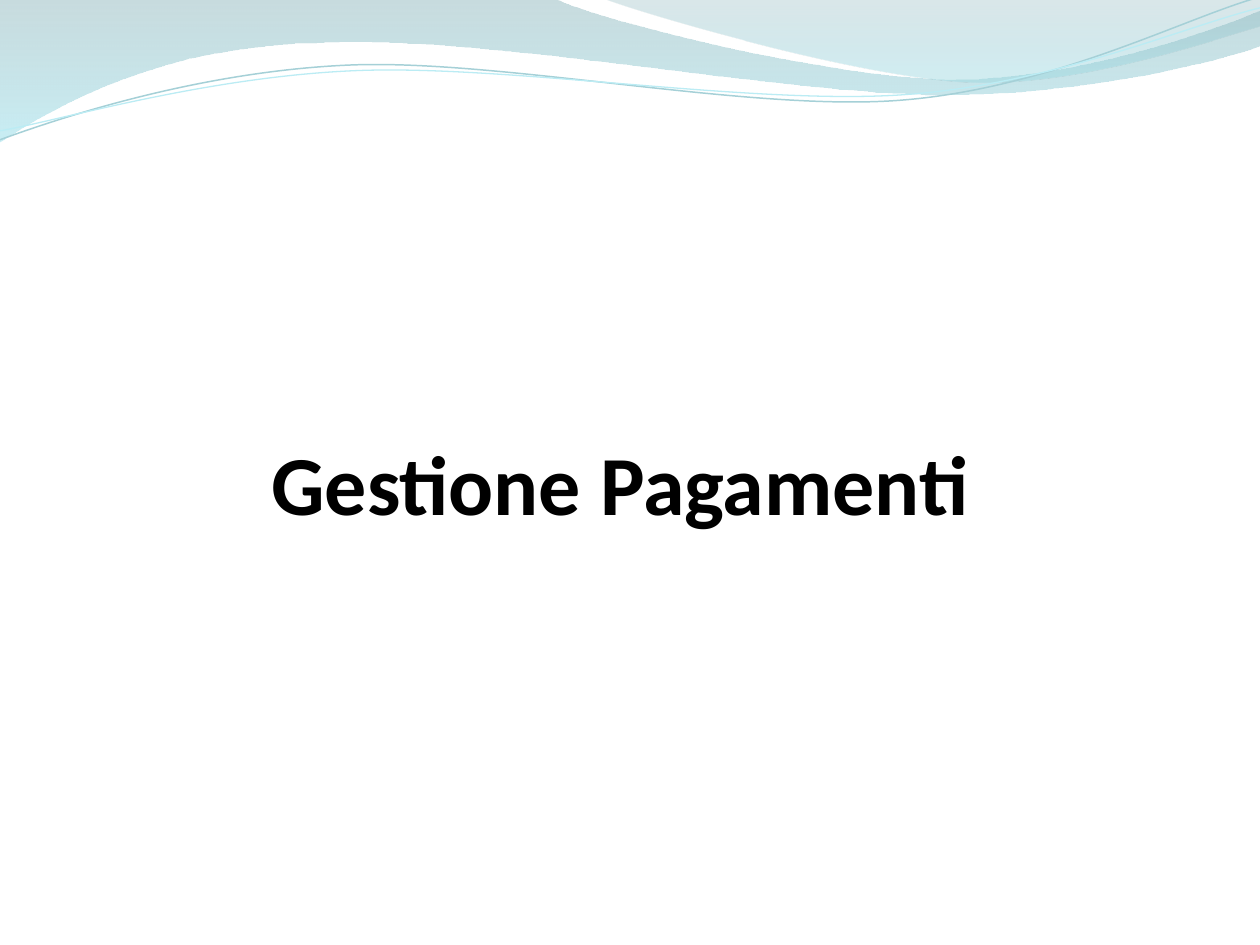
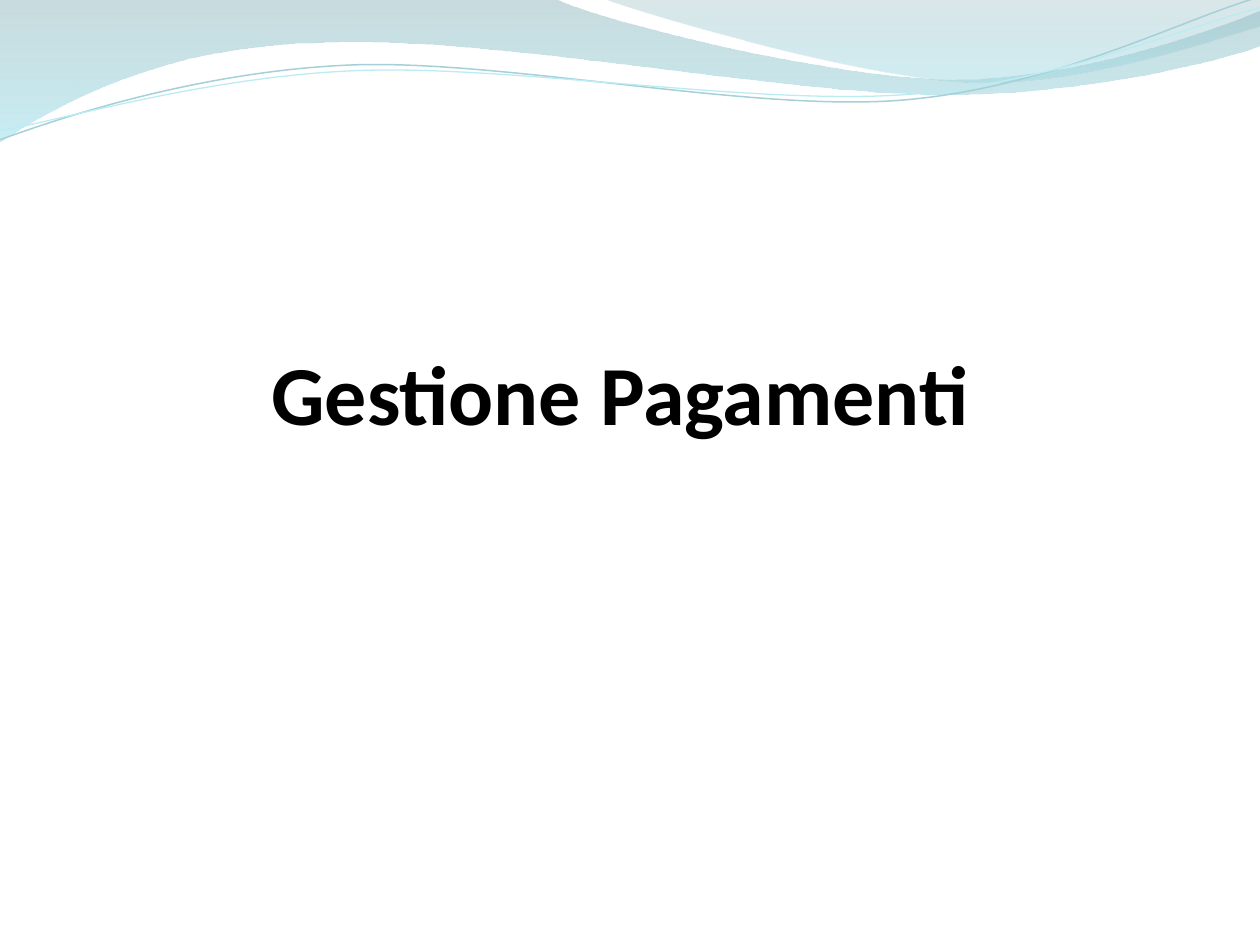
Before and after one commit to ammirate/at-silo, a slide deck: slide 5 of Presentazione/Atsilo2/Atsilo_M_PresentazioneFinale.pptx (slide 3 before the commit). Drawn at 1260x945 pixels with LibreOffice and Linux fonts; fonts in the diff are those of the drawing. Boxes give left, top, right and bottom in pixels: in the first picture for what was removed or moved away, otherwise in the second. Text is boxed around its words. In the diff, an @@ line names an element or a change of style, - is before the commit and + after.

```diff
--- a/Presentazione/Atsilo2/Atsilo_M_PresentazioneFinale.pptx
+++ b/Presentazione/Atsilo2/Atsilo_M_PresentazioneFinale.pptx
@@ title "Gestione Pagamenti" moved from (x1=271, y1=456, x2=968, y2=530) to (x1=271, y1=366, x2=968, y2=440) @@
```
Also in this commit, not shown: 10 other slides changed, 22 slides added, 1 slide removed.
